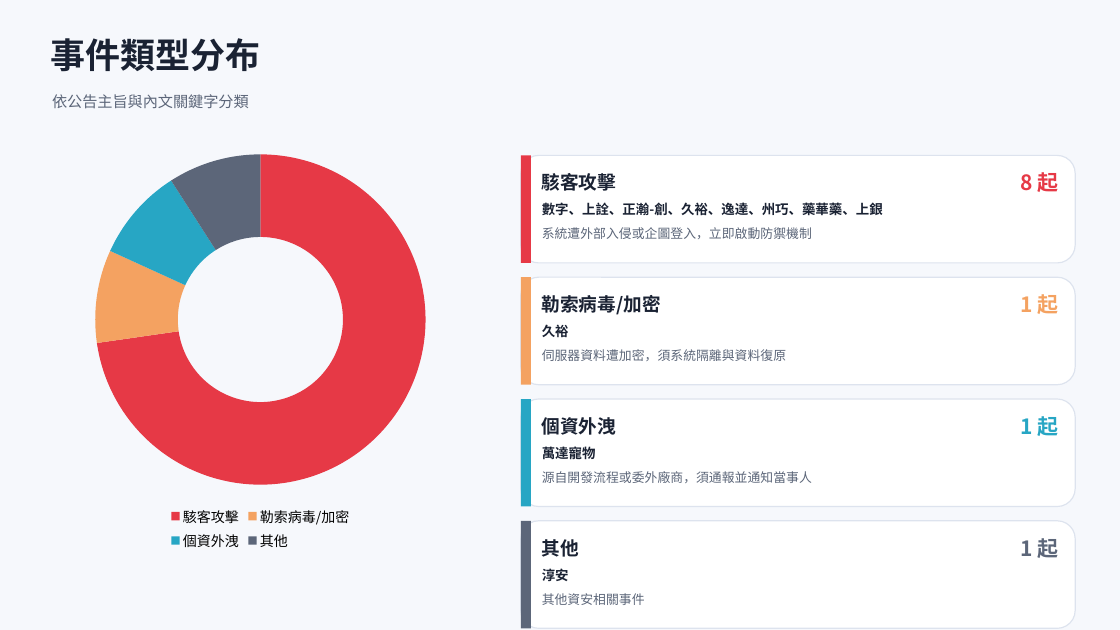
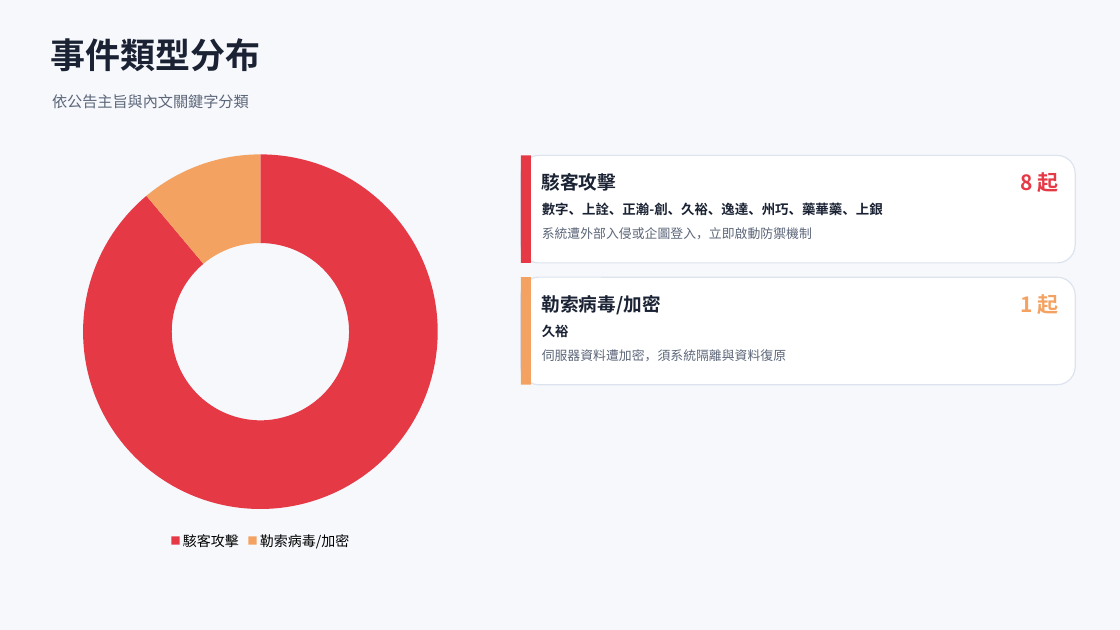
Before and after one commit to Johnnylin77/mops-isec-monitor, a slide deck: slide 3 of 資安事件因應分析.pptx. Drawn at 1120x630 pixels with LibreOffice and Linux fonts; fonts in the diff are those of the drawing. Boxes give left, top, right and bottom in pixels: in the first picture for what was removed or moved away, otherwise in the second. Text is boxed around its words. In the diff, an @@ line names an element or a change of style, - is before the commit and + after.

```diff
--- a/資安事件因應分析.pptx
+++ b/資安事件因應分析.pptx
@@ doughnut chart at (x1=42, y1=143, x2=479, y2=555) @@
-categories: 駭客攻擊, 勒索病毒/加密, 個資外洩, 其他
+categories: 駭客攻擊, 勒索病毒/加密
-Series 1: 73, 9, 9, 9
+Series 1: 89, 11
@@ rounded rectangle removed at (x1=521, y1=399, x2=1075, y2=507) @@
@@ rectangle removed at (x1=521, y1=399, x2=531, y2=507) @@
@@ text removed at (x1=542, y1=417, x2=616, y2=435) @@
-個資外洩
@@ text removed at (x1=1020, y1=416, x2=1058, y2=436) @@
-1 起
@@ text removed at (x1=542, y1=444, x2=596, y2=462) @@
-萬達寵物
@@ text removed at (x1=542, y1=471, x2=812, y2=483) @@
-源自開發流程或委外廠商，須通報並通知當事人
@@ rounded rectangle removed at (x1=521, y1=521, x2=1075, y2=628) @@
@@ rectangle removed at (x1=521, y1=521, x2=531, y2=628) @@
@@ text removed at (x1=542, y1=539, x2=579, y2=557) @@
-其他
@@ text removed at (x1=1020, y1=538, x2=1058, y2=558) @@
-1 起
@@ text removed at (x1=542, y1=568, x2=569, y2=581) @@
-淳安
@@ text removed at (x1=542, y1=593, x2=645, y2=605) @@
-其他資安相關事件
```
Also in this commit, not shown: 4 other slides changed, 2 other files.
